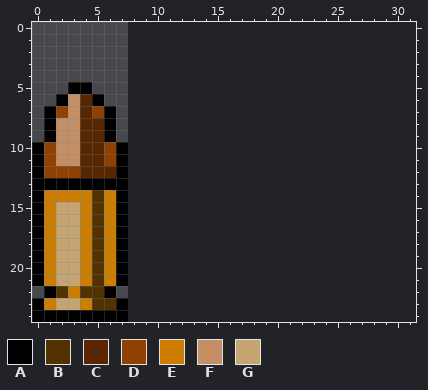
Pixel-art sprite, stored at 2d-metroidvania-lol/sprites/bullet.png. That is the earlier state.
The file is 8x25 pixels. The old version is drawn lined up with the new one, on the new canvas.
Palette (. is transparent): A #000000  B #513200  C #582700  D #904000  E #cd7d00  F #c58f65  G #c5a471
Pixels before, first column x 0:
 5 ...AA...
 6 ..AFCA..
 7 .ADFCDA.
 8 .AFFCCA.
 9 .AFFCCA.
10 ADFFCCDA
11 ADFFCCDA
12 ADDDCCCA
13 AAAAAAAA
14 AEEEEBEA
15 AEGGEBEA
16 AEGGEBEA
17 AEGGEBEA
18 AEGGEBEA
19 AEGGEBEA
20 AEGGEBEA
21 AEGGEBEA
22 .ABEBBA.
23 AEGGEBBA
24 AAAAAAAA
The same view after the edit:
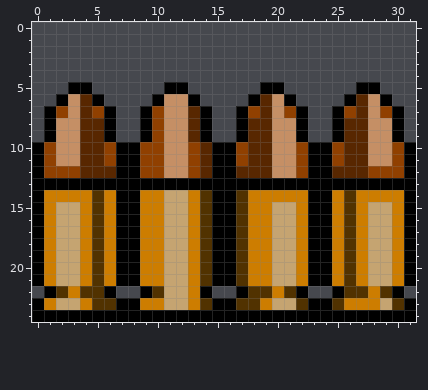
Diff:
canvas 8x25 -> 32x25
Changed rows in their new state; - is an unchanged pixel.
first column x 8:
 5 ---AA------AA------AA---
 6 --AFFA----ACFA----ACFA--
 7 -ADFFCA--ADCFDA--ADCFDA-
 8 -ADFFCA--ACCFFA--ACCFFA-
 9 -ADFFCA--ACCFFA--ACCFFA-
10 ADDFFDCAADCCFFDAADCCFFDA
11 ADDFFDCAADCCFFDAADCCFFDA
12 ADDFFDCAACCCFFDAACCCDDDA
13 AAAAAAAAAAAAAAAAAAAAAAAA
14 AEEGGEBAABEEEEEAAEBEEEEA
15 AEEGGEBAABEEGGEAAEBEGGEA
16 AEEGGEBAABEEGGEAAEBEGGEA
17 AEEGGEBAABEEGGEAAEBEGGEA
18 AEEGGEBAABEEGGEAAEBEGGEA
19 AEEGGEBAABEEGGEAAEBEGGEA
20 AEEGGEBAABEEGGEAAEBEGGEA
21 AEEGGEBAABEEGGEAAEBEGGEA
22 -ABGGEA--ABBEBA--ABBEBA-
23 AEEGGEBAABBEGGBAABEEEGBA
24 AAAAAAAAAAAAAAAAAAAAAAAA
Where, in picture pixels (left, top, right, bottom), the same in both pictures:
added: (128, 82, 416, 322)
